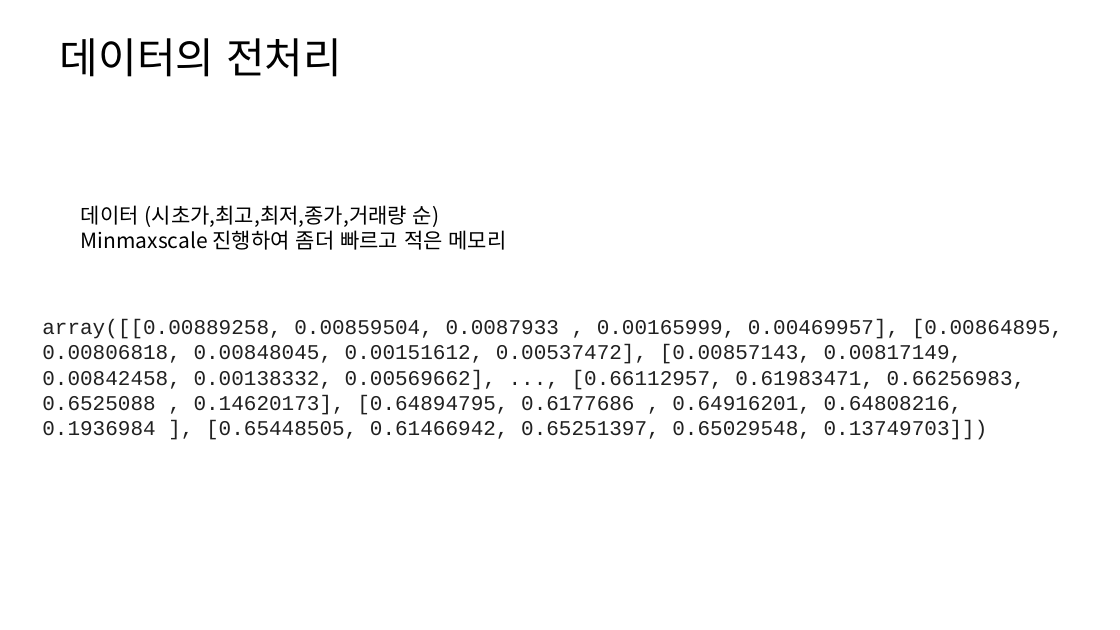
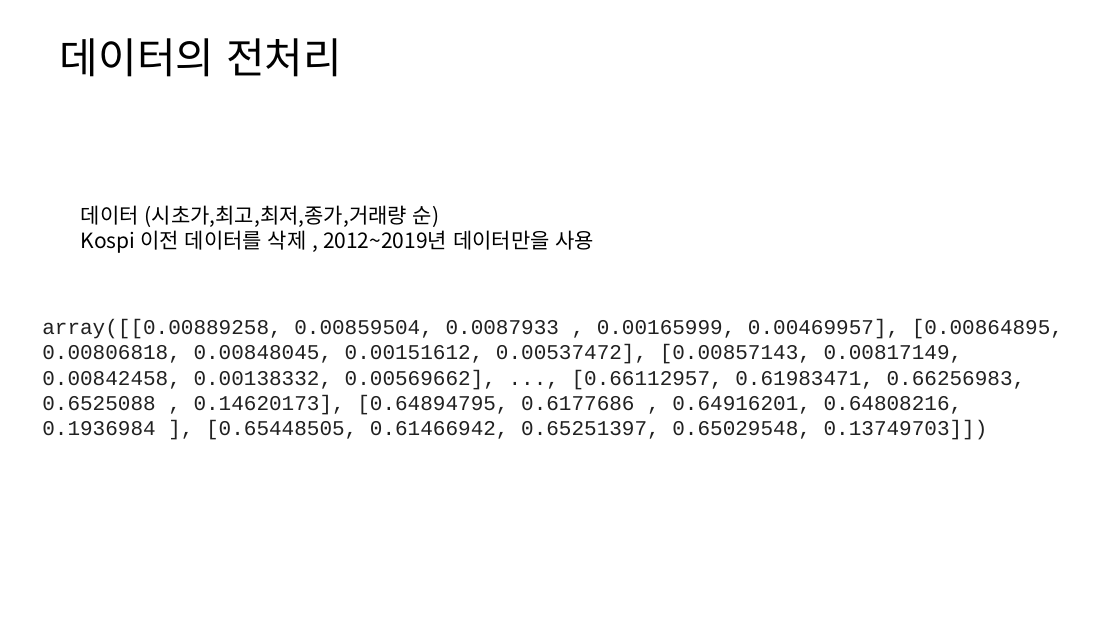
Before and after one commit to hanminJ/stock_analysis, a slide deck: slide 5 of 인공지능을 통한 주가예측.pptx. Drawn at 1120x630 pixels with LibreOffice and Linux fonts; fonts in the diff are those of the drawing. Boxes give left, top, right and bottom in pixels: in the first picture for what was removed or moved away, otherwise in the second. Text is boxed around its words. In the diff, an @@ line names an element or a change of style, - is before the commit and + after.

```diff
--- a/인공지능을 통한 주가예측.pptx
+++ b/인공지능을 통한 주가예측.pptx
@@ text at (81, 230, 595, 253): text changed @@
-Minmaxscale 진행하여 좀더 빠르고 적은 메모리
+Kospi 이전 데이터를 삭제 , 2012~2019년 데이터만을 사용
```
Also in this commit, not shown: 1 other slide changed.
